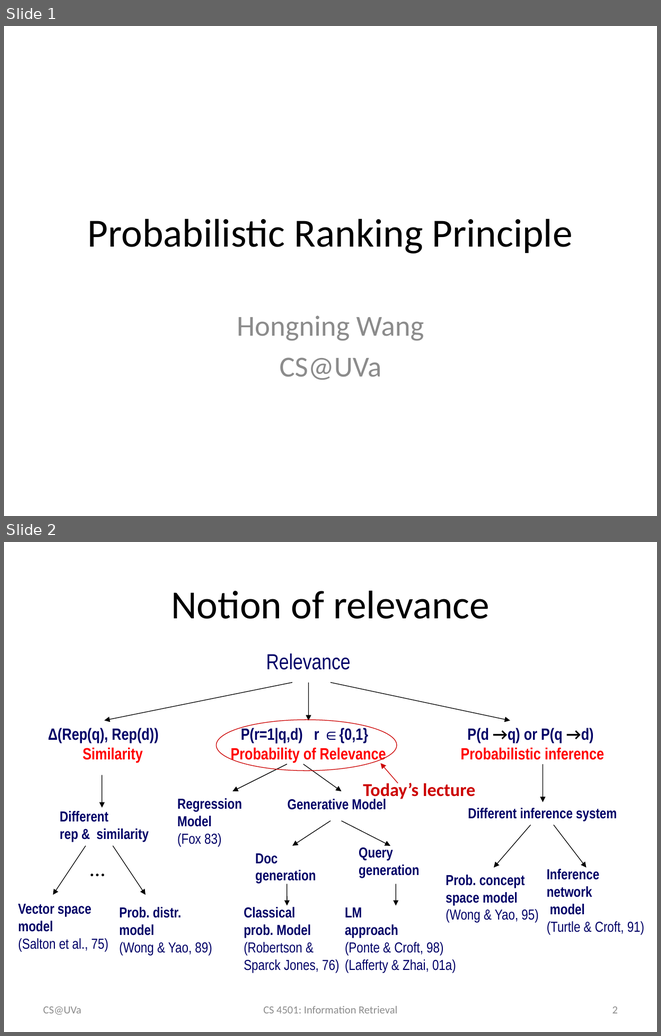
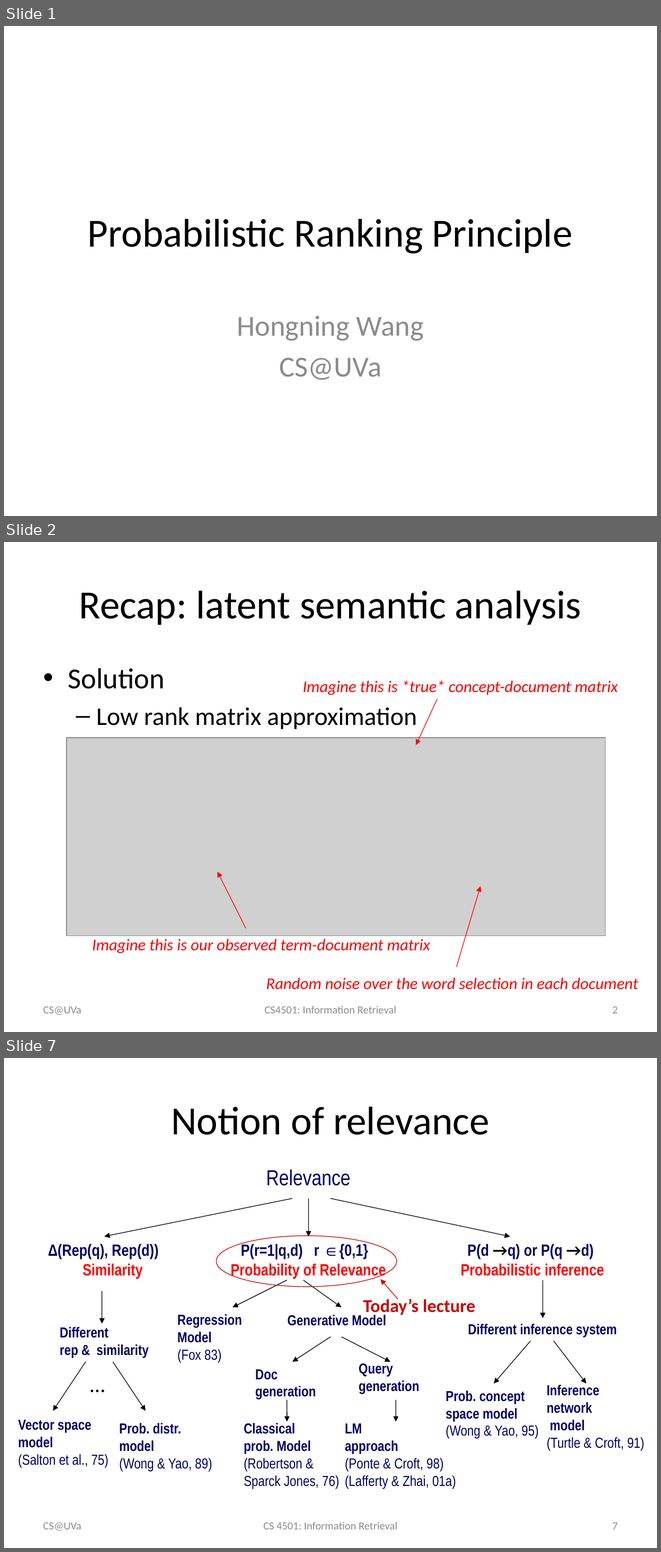
Before and after one commit to wang296/IR2015, a slide deck: docs/Probabilistic Ranking Principle.pptx. Shown one above the other, each under a label of ours: slides 1 and 2 before the commit, slides 1, 2 and 7 after it; the slides between them are not shown. The pictures are 661x1036 and 661x1552 pixels, drawn with LibreOffice and Linux fonts; fonts in the diff are those of the drawing; grey boxes stand for pictures. Boxes give left, top, right and bottom in pixels: in the first picture for what was removed or moved away, otherwise in the second. Text is boxed around its words. In the diff, an @@ line names an element or a change of style, - is before the commit and + after.

```diff
--- a/docs/Probabilistic Ranking Principle.pptx
+++ b/docs/Probabilistic Ranking Principle.pptx
@@ slide 2 added at <box>4,542,657,1032</box>, background #FFFFFF @@
@@ title added at <box>79,590,581,625</box>, 44 pt, text #000000 @@
+Recap: latent semantic analysis
@@ text added at <box>68,668,417,729</box>, 28 pt, text #000000 @@
+• Solution
+  – Low rank matrix approximation
@@ text added at <box>303,680,618,695</box>, 18 pt, text #FF0000, italic @@
+Imagine this is *true* concept-document matrix
@@ arrow added from (437, 699) to (416, 745), #FF0000 0.75 pt @@
@@ picture added at <box>67,737,606,935</box> @@
@@ arrow added from (246, 928) to (218, 872), #FF0000 0.75 pt @@
@@ arrow added from (457, 967) to (480, 886), #FF0000 0.75 pt @@
@@ text added at <box>92,938,430,953</box>, 18 pt, text #FF0000, italic @@
+Imagine this is our observed term-document matrix
@@ text added at <box>266,977,638,989</box>, 18 pt, text #FF0000, italic @@
+Random noise over the word selection in each document
@@ text added at <box>43,1006,81,1014</box>, 12 pt, text #8C8C8C @@
+CS@UVa
@@ text added at <box>265,1006,396,1013</box>, 12 pt, text #8C8C8C @@
+CS4501: Information Retrieval
@@ page number added at <box>612,1006,618,1013</box>, 12 pt, text #8C8C8C @@
+2
@@ what was slide 2 is now slide 7 @@
@@ page number at <box>612,1522,618,1529</box>: text changed @@
-2
+7
```
Also in this commit, not shown: 5 other slides added, 3 other files.
